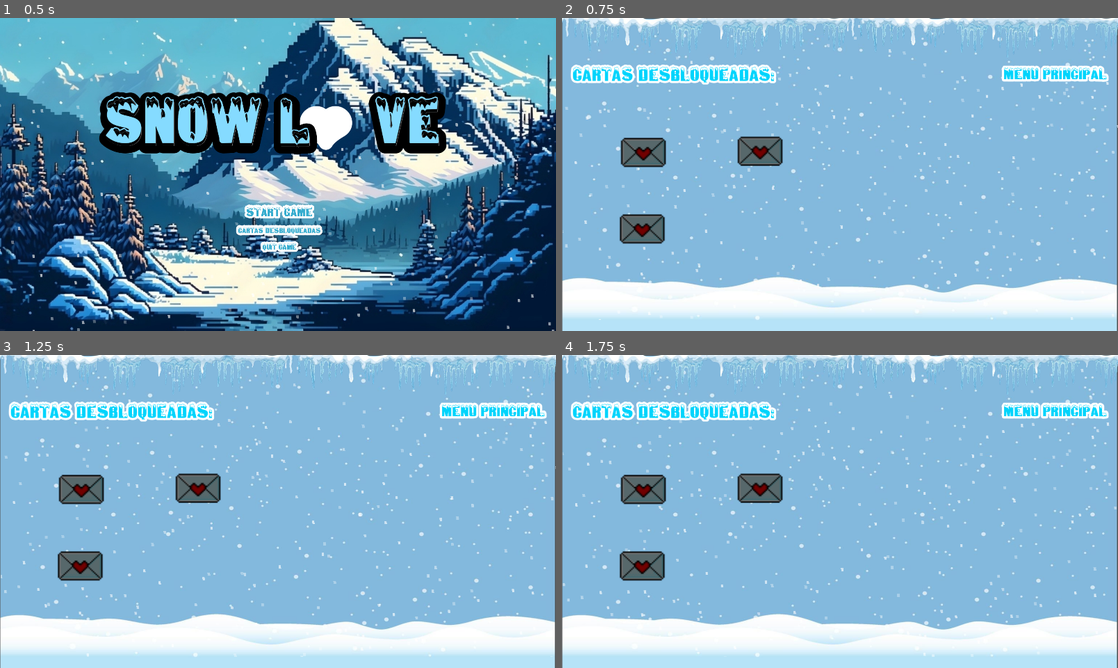
Above: before the commit, frames 1-4 (two rows, left to right).
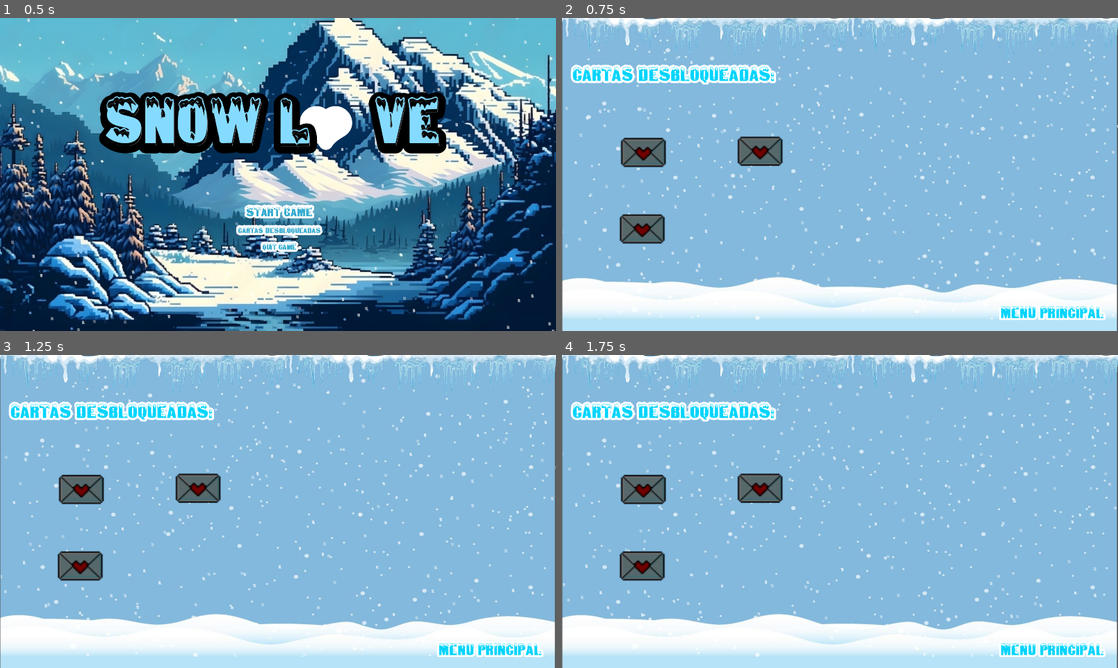
Above: after the commit, the same moments.

Repository: PedroVenanci0/Snow-Love
Game: Godot game, scene res://scenes/menu_principal.tscn
Same seed, same stepped clock (60 frames per second), same inputs: the game is played once before the commit and once after it.
Inputs (mouse positions are in pixels of both pictures, inside the frame that each line leads up to):
- Up to frame 1 (0.5 s): no input
- Up to frame 2 (0.75 s): click "Cartas desbloqueadas" at 0.5 s
- Up to frame 3 (1.25 s): no input
- Up to frame 4 (1.75 s): tap Enter (ui_accept) at 1.25, 1.52 s; move the mouse to (962, 495) at 1.27 s; press the mouse at (962, 495) at 1.28 s; hold Right (ui_right) from 1.28 s (still down)

Frame 1 is identical in both runs. In frame 2, 1.6% of the frame differs, in the area x 78-99%, y 15-97%; in frame 3, 1.6%; in frame 4, 1.6%.

Commit message:
foi colocado cartas

Diff:
--- /dev/null
+++ b/scenes/Carta_escrita.tscn
@@ -0,0 +1,98 @@
+[gd_scene load_steps=3 format=3 uid="uid://c88tia4dvha40"]
+
+[ext_resource type="Texture2D" uid="uid://bw64bdsticyn6" path="res://assets/tela de cartas/papel-de-carta-azul-corac3a7c3a3o-blog-artes-prontas.jpg" id="1_qd4ll"]
+[ext_resource type="FontFile" uid="uid://iyo6ms8m752s" path="res://assets/fontes/snowtop_caps/SnowtopCaps.otf" id="2_t2cr7"]
+
+[node name="carta" type="Node2D"]
+position = Vector2(408, 310)
+
+[node name="escritaCarta" type="Sprite2D" parent="."]
+position = Vector2(497, 224)
+texture = ExtResource("1_qd4ll")
+
+[node name="Label2" type="Label" parent="."]
+offset_left = 153.0
+offset_top = -241.0
+offset_right = 816.0
+offset_bottom = 332.0
+theme_override_colors/font_color = Color(1, 1, 1, 1)
+theme_override_constants/outline_size = 20
+theme_override_fonts/font = ExtResource("2_t2cr7")
+theme_override_font_sizes/font_size = 23
+text = "
+
+Num cantinho de inverno, onde a neve cai suave,
+
+
+Uma bola de neve encontrou uma carta, um suave enxave.
+
+
+Era um bilhete de amor, escrito com tinta de calor,
+
+
+Que derreteu seu coração gelado, sem temor.
+
+
+Deslizou pela salinha, à procura do autor querido,
+
+
+Encontrou outra bola de neve, o destino foi cumprido.
+
+
+Juntos, deslizaram pelo espaço, sem medo de se quebrar,
+
+
+Com cartas de amor que os aqueceram, num eterno amar."
+
+[node name="Label" type="Label" parent="."]
+offset_left = 153.0
+offset_top = -241.0
+offset_right = 574.0
+offset_bottom = -10.0
+theme_override_colors/font_color = Color(0, 0.646964, 0.646964, 1)
+theme_override_fonts/font = ExtResource("2_t2cr7")
+theme_override_font_sizes/font_size = 23
+text = "
+
+Num cantinho de inverno, onde a neve cai suave,
+
+
+Uma bola de neve encontrou uma carta, um suave enxave.
+
+
+Era um bilhete de amor, escrito com tinta de calor,
+
+
+Que derreteu seu coração gelado, sem temor.
+
+
+Deslizou pela salinha, à procura do autor querido,
+
+
+Encontrou outra bola de neve, o destino foi cumprido.
+
+
+Juntos, deslizaram pelo espaço, sem medo de se quebrar,
+
+
+Com cartas de amor que os aqueceram, num eterno amar."
+
+[node name="Label4" type="Label" parent="."]
+offset_left = 152.0
+offset_top = -259.0
+offset_right = 337.0
+offset_bottom = -231.0
+theme_override_constants/outline_size = 12
+theme_override_fonts/font = ExtResource("2_t2cr7")
+theme_override_font_sizes/font_size = 30
+text = "Amor Gelado"
+
+[node name="Label3" type="Label" parent="."]
+offset_left = 152.0
+offset_top = -260.0
+offset_right = 337.0
+offset_bottom = -232.0
+theme_override_colors/font_color = Color(0.541176, 0, 0, 1)
+theme_override_fonts/font = ExtResource("2_t2cr7")
+theme_override_font_sizes/font_size = 30
+text = "Amor Gelado"
--- a/scenes/Mostrando_cartas.tscn
+++ b/scenes/Mostrando_cartas.tscn
@@ -165,10 +165,10 @@
 [node name="Return_enu" type="Button" parent="."]
 texture_filter = 1
 layout_mode = 0
-offset_left = 1516.0
-offset_top = 156.0
-offset_right = 1888.0
-offset_bottom = 233.0
+offset_left = 1506.0
+offset_top = 979.0
+offset_right = 1878.0
+offset_bottom = 1056.0
 theme = ExtResource("7_1mxxe")
 theme_override_colors/font_color = Color(0, 0.831373, 0.988235, 1)
 theme_override_constants/outline_size = 30
--- a/scenes/game_over.tscn
+++ b/scenes/game_over.tscn
@@ -100,30 +100,30 @@
 [node name="Label" type="Label" parent="."]
 z_index = 1
 layout_mode = 0
-offset_left = 1213.0
-offset_top = 214.0
-offset_right = 1760.0
-offset_bottom = 277.0
+offset_left = 1283.0
+offset_top = 209.5
+offset_right = 1830.0
+offset_bottom = 272.5
 theme_override_colors/font_color = Color(0, 0.831373, 0.988235, 1)
 theme_override_constants/shadow_offset_y = 20
 theme_override_fonts/font = ExtResource("5_g2axc")
 theme_override_font_sizes/font_size = 70
-text = "Game Over L   ve"
+text = "End of L   ve"
 
 [node name="Label2" type="Label" parent="."]
 layout_mode = 0
-offset_left = 1213.0
-offset_top = 214.0
-offset_right = 1760.0
-offset_bottom = 277.0
+offset_left = 1283.0
+offset_top = 209.5
+offset_right = 1830.0
+offset_bottom = 272.5
 theme_override_colors/font_color = Color(1, 1, 1, 1)
 theme_override_constants/outline_size = 30
 theme_override_fonts/font = ExtResource("5_g2axc")
 theme_override_font_sizes/font_size = 70
-text = "Game Over L   ve"
+text = "End of L   ve"
 
 [node name="coracao" type="Sprite2D" parent="."]
-position = Vector2(1649, 244)
+position = Vector2(1586, 236.5)
 scale = Vector2(0.361702, 0.370588)
 texture = ExtResource("2_fa1re")
 region_enabled = true
--- a/scenes/player.tscn
+++ b/scenes/player.tscn
@@ -1,6 +1,7 @@
-[gd_scene load_steps=27 format=3 uid="uid://bht4ua6k7nlh5"]
+[gd_scene load_steps=31 format=3 uid="uid://bht4ua6k7nlh5"]
 
 [ext_resource type="Script" path="res://script/player.gd" id="1_mr4ox"]
+[ext_resource type="Texture2D" uid="uid://850s0q4v8b83" path="res://assets/player/Ice Elemental Sprite Sheet.png" id="2_j2xar"]
 
 [sub_resource type="AtlasTexture" id="AtlasTexture_31jws"]
 region = Rect2(0, 64, 32, 32)
@@ -29,23 +30,41 @@
 [sub_resource type="AtlasTexture" id="AtlasTexture_fpc1k"]
 region = Rect2(256, 64, 32, 32)
 
-[sub_resource type="AtlasTexture" id="AtlasTexture_4pnro"]
-region = Rect2(0, 0, 32, 32)
-
-[sub_resource type="AtlasTexture" id="AtlasTexture_8he1t"]
-region = Rect2(32, 0, 32, 32)
-
-[sub_resource type="AtlasTexture" id="AtlasTexture_11ub3"]
-region = Rect2(64, 0, 32, 32)
-
-[sub_resource type="AtlasTexture" id="AtlasTexture_w7jxg"]
-region = Rect2(96, 0, 32, 32)
-
-[sub_resource type="AtlasTexture" id="AtlasTexture_hcdwx"]
-region = Rect2(128, 0, 32, 32)
-
-[sub_resource type="AtlasTexture" id="AtlasTexture_iq6h4"]
-region = Rect2(160, 0, 32, 32)
+[sub_resource type="AtlasTexture" id="AtlasTexture_aesco"]
+atlas = ExtResource("2_j2xar")
+region = Rect2(0, 64, 32, 32)
+
+[sub_resource type="AtlasTexture" id="AtlasTexture_s03ro"]
+atlas = ExtResource("2_j2xar")
+region = Rect2(32, 64, 32, 32)
+
+[sub_resource type="AtlasTexture" id="AtlasTexture_yqrqo"]
+atlas = ExtResource("2_j2xar")
+region = Rect2(64, 64, 32, 32)
+
+[sub_resource type="AtlasTexture" id="AtlasTexture_snx3j"]
+atlas = ExtResource("2_j2xar")
+region = Rect2(96, 64, 32, 32)
+
+[sub_resource type="AtlasTexture" id="AtlasTexture_qsmra"]
+atlas = ExtResource("2_j2xar")
+region = Rect2(128, 64, 32, 32)
+
+[sub_resource type="AtlasTexture" id="AtlasTexture_gnwvl"]
+atlas = ExtResource("2_j2xar")
+region = Rect2(160, 64, 32, 32)
+
+[sub_resource type="AtlasTexture" id="AtlasTexture_l2efd"]
+atlas = ExtResource("2_j2xar")
+region = Rect2(192, 64, 32, 32)
+
+[sub_resource type="AtlasTexture" id="AtlasTexture_l58n6"]
+atlas = ExtResource("2_j2xar")
+region = Rect2(224, 64, 32, 32)
+
+[sub_resource type="AtlasTexture" id="AtlasTexture_pc6of"]
+atlas = ExtResource("2_j2xar")
+region = Rect2(256, 64, 32, 32)
 
 [sub_resource type="AtlasTexture" id="AtlasTexture_ck1ws"]
 region = Rect2(0, 192, 32, 32)
@@ -107,26 +126,35 @@
 }, {
 "frames": [{
 "duration": 1.0,
-"texture": SubResource("AtlasTexture_4pnro")
-}, {
-"duration": 1.0,
-"texture": SubResource("AtlasTexture_8he1t")
-}, {
-"duration": 1.0,
-"texture": SubResource("AtlasTexture_11ub3")
-}, {
-"duration": 1.0,
-"texture": SubResource("AtlasTexture_w7jxg")
-}, {
-"duration": 1.0,
-"texture": SubResource("AtlasTexture_hcdwx")
-}, {
-"duration": 1.0,
-"texture": SubResource("AtlasTexture_iq6h4")
+"texture": SubResource("AtlasTexture_aesco")
+}, {
+"duration": 1.0,
+"texture": SubResource("AtlasTexture_s03ro")
+}, {
+"duration": 1.0,
+"texture": SubResource("AtlasTexture_yqrqo")
+}, {
+"duration": 1.0,
+"texture": SubResource("AtlasTexture_snx3j")
+}, {
+"duration": 1.0,
+"texture": SubResource("AtlasTexture_qsmra")
+}, {
+"duration": 1.0,
+"texture": SubResource("AtlasTexture_gnwvl")
+}, {
+"duration": 1.0,
+"texture": SubResource("AtlasTexture_l2efd")
+}, {
+"duration": 1.0,
+"texture": SubResource("AtlasTexture_l58n6")
+}, {
+"duration": 1.0,
+"texture": SubResource("AtlasTexture_pc6of")
 }],
 "loop": true,
 "name": &"Idle",
-"speed": 5.0
+"speed": 10.0
 }, {
 "frames": [{
 "duration": 1.0,
@@ -169,6 +197,7 @@
 sprite_frames = SubResource("SpriteFrames_o6sih")
 animation = &"Idle"
 autoplay = "Idle"
+frame_progress = 0.380906
 
 [node name="CollisionShape2D" type="CollisionShape2D" parent="."]
 position = Vector2(0, -7)
Binary file added: assets/tela de cartas/papel-de-carta-azul-corac3a7c3a3o-blog-artes-prontas.jpg
Not shown, added: assets/tela de cartas/papel-de-carta-azul-corac3a7c3a3o-blog-artes-prontas.jpg.import
